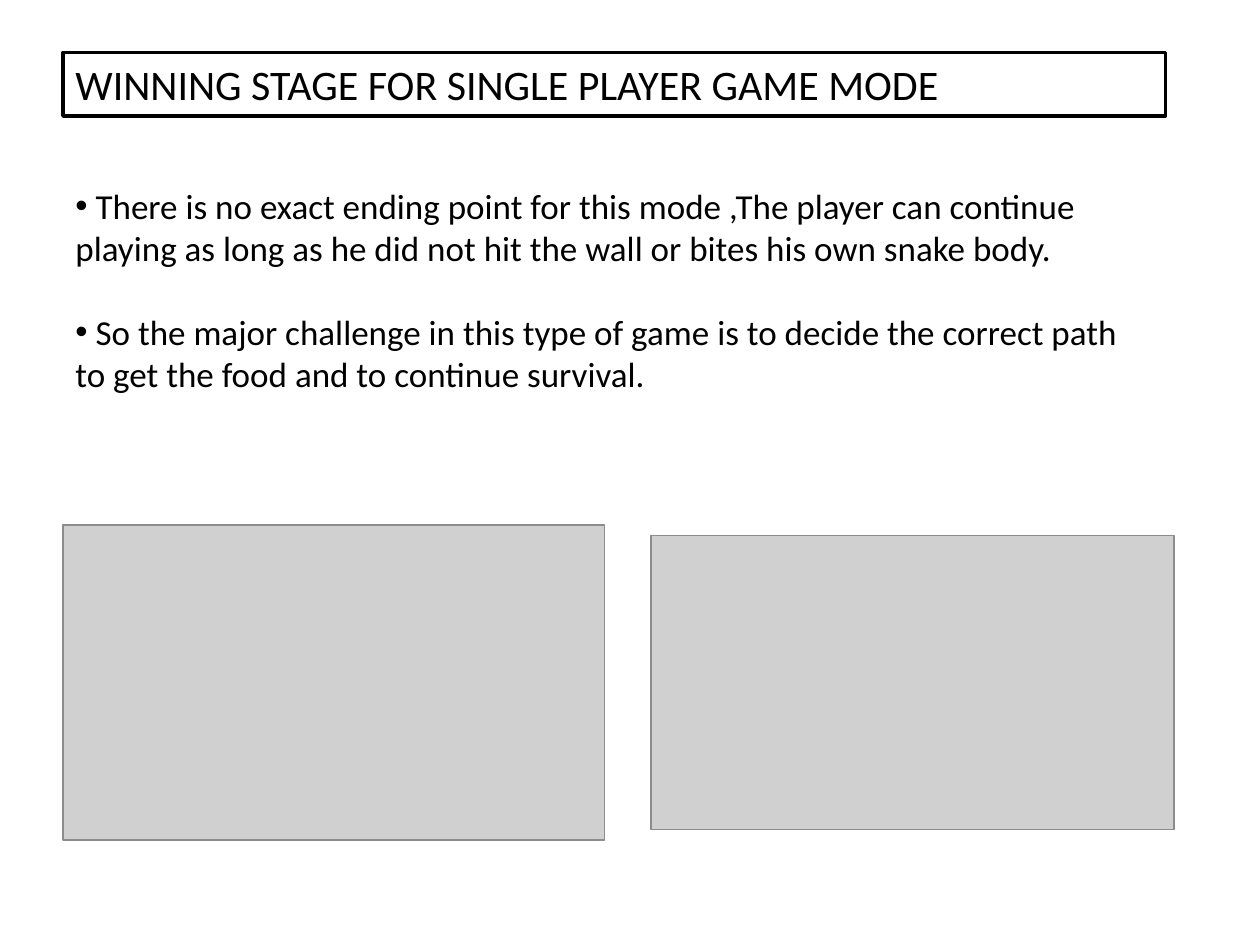
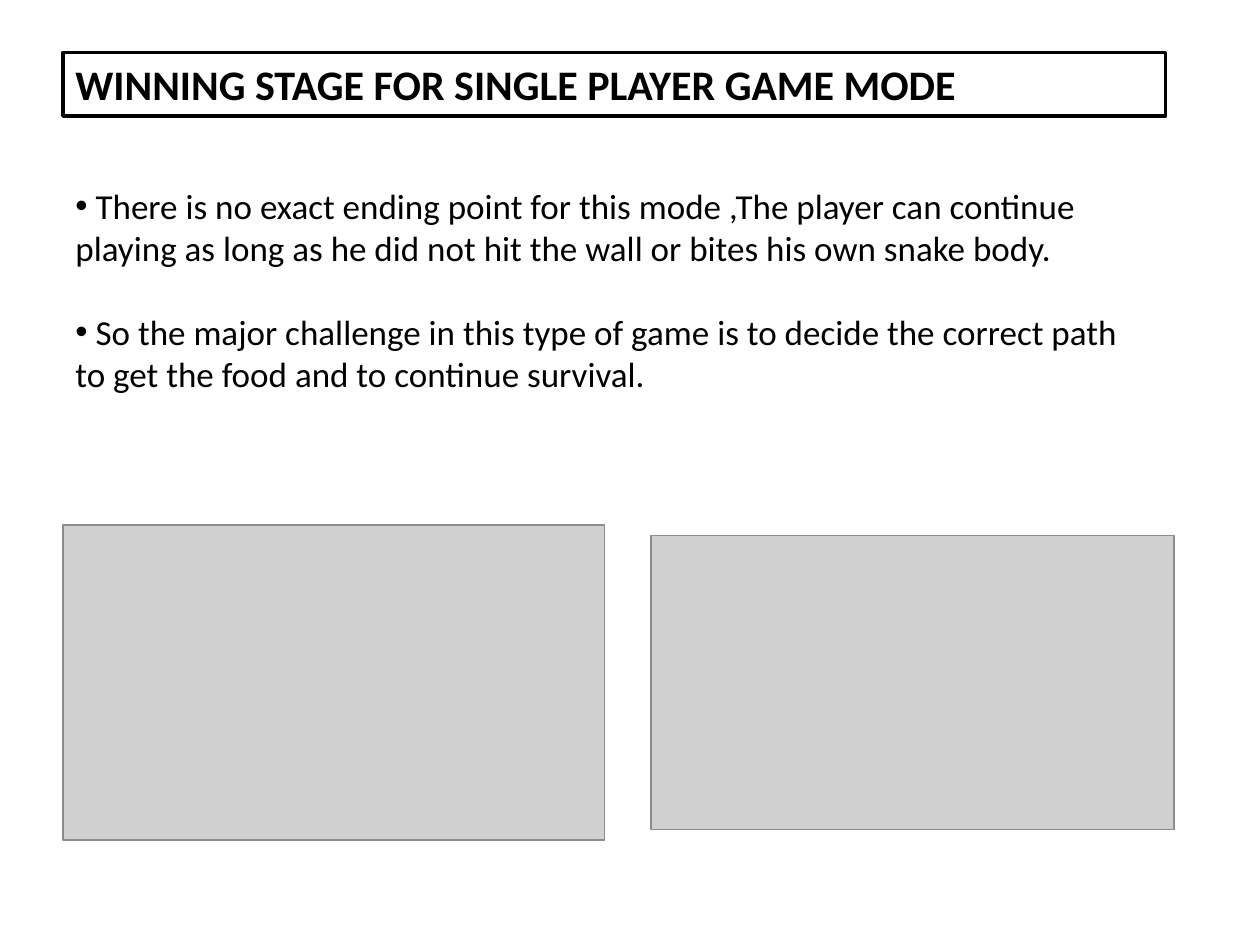
Before and after one commit to Greeny6092/Mini-Project-sem7-, a slide deck: slide 5 of presentation/AI BASED MULTIPLAYER SNAKE GAME(mini project).pptx. Drawn at 1260x945 pixels with LibreOffice and Linux fonts; fonts in the diff are those of the drawing; grey boxes stand for pictures. Boxes give left, top, right and bottom in pixels: in the first picture for what was removed or moved away, otherwise in the second. Text is boxed around its words. In the diff, an @@ line names an element or a change of style, - is before the commit and + after.

```diff
--- a/presentation/AI BASED MULTIPLAYER SNAKE GAME(mini project).pptx
+++ b/presentation/AI BASED MULTIPLAYER SNAKE GAME(mini project).pptx
@@ rectangle "WINNING STAGE FOR SINGLE PLAYER ..." at [63,53,1166,116]: bold on @@
```
Also in this commit, not shown: 16 other slides changed, 4 slides added.
